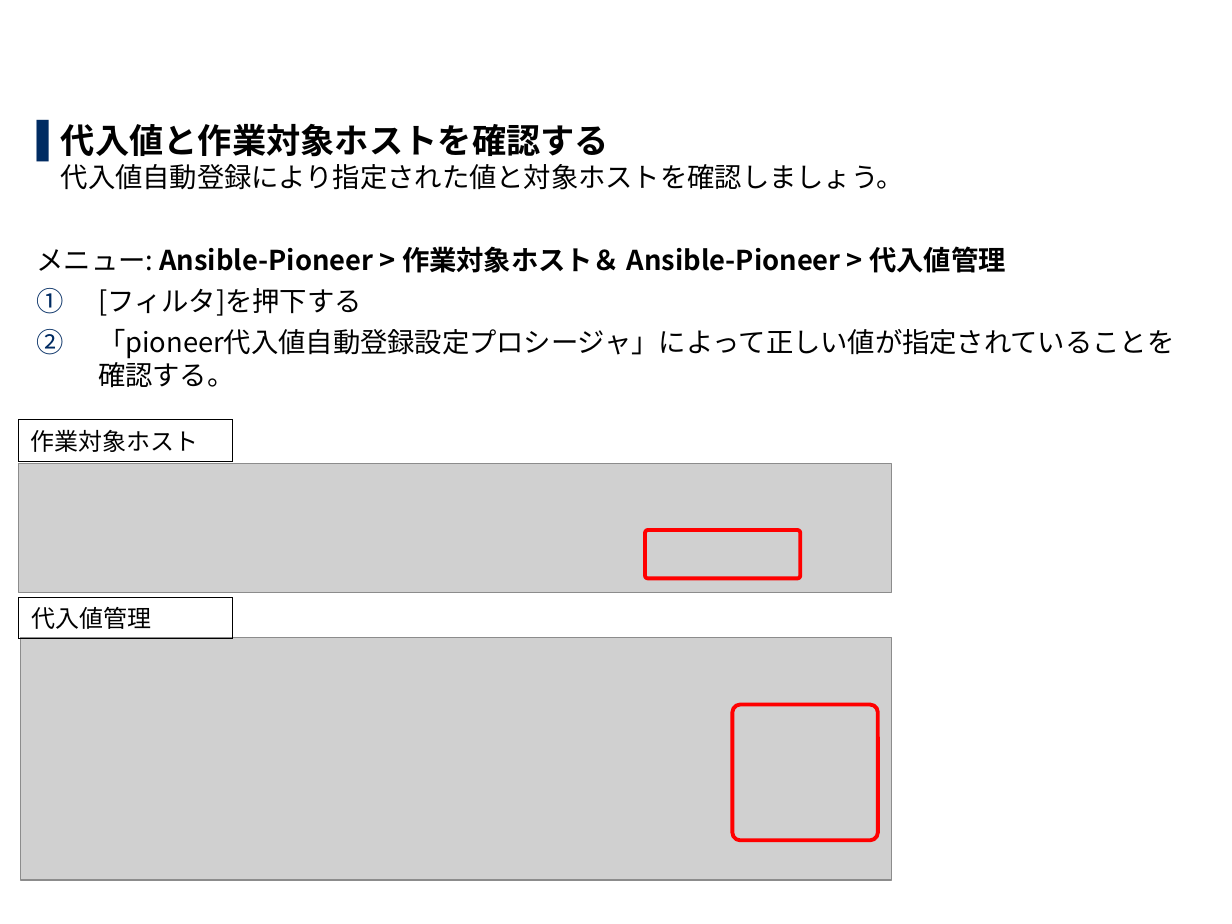
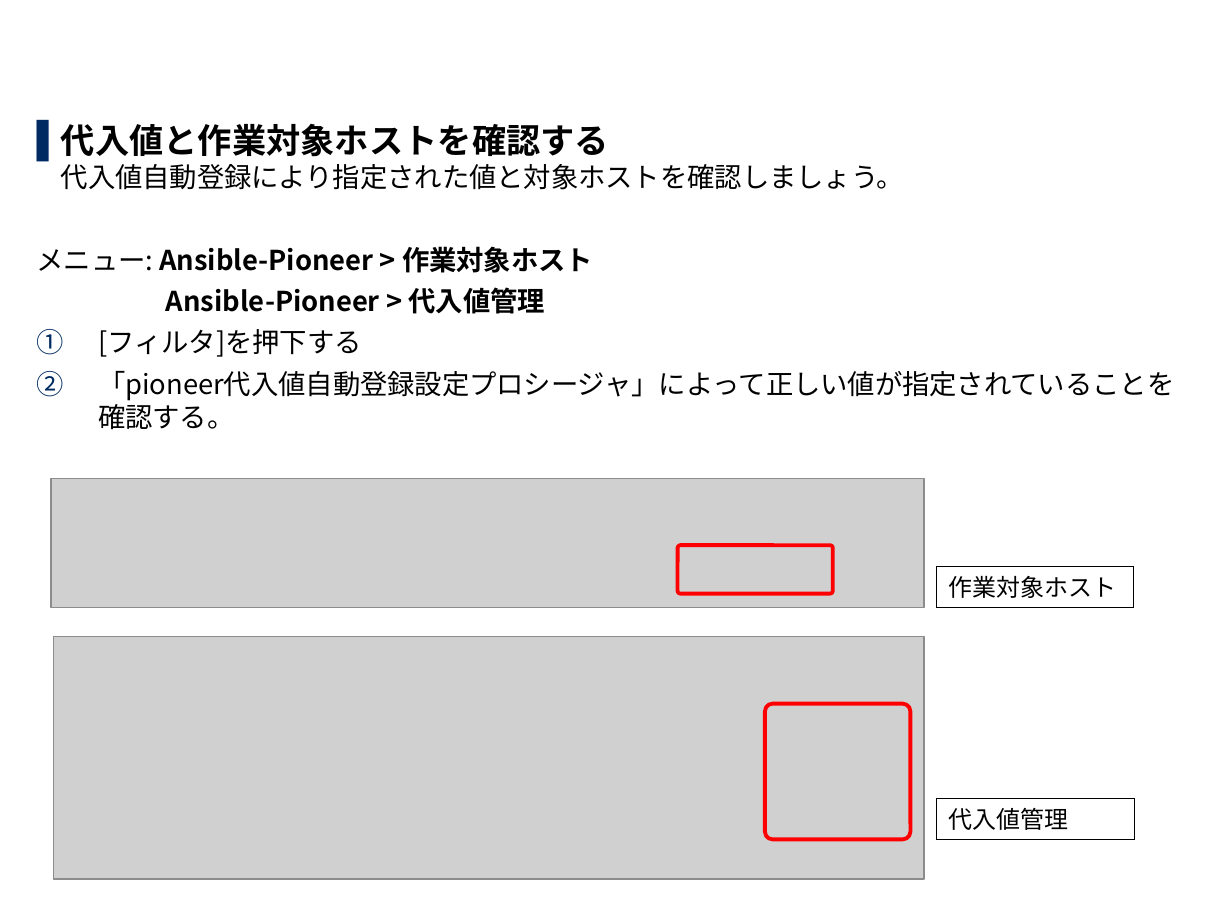
Before and after one commit to exastro-suite/it-automation-docs, a slide deck: slide 62 of asset/Learn_ja/ITA-Ansible-Driver_ja_practice.pptx. Drawn at 1232x924 pixels with LibreOffice and Linux fonts; fonts in the diff are those of the drawing; grey boxes stand for pictures; background and template pictures are left out. Boxes give left, top, right and bottom in pixels: in the first picture for what was removed or moved away, otherwise in the second. Text is boxed around its words. In the diff, an @@ line names an element or a change of style, - is before the commit and + after.

```diff
--- a/asset/Learn_ja/ITA-Ansible-Driver_ja_practice.pptx
+++ b/asset/Learn_ja/ITA-Ansible-Driver_ja_practice.pptx
@@ text at bbox=[37, 246, 593, 314]: text changed @@
-メニュー: Ansible-Pioneer > 作業対象ホスト＆ Ansible-Pioneer > 代入値管理
+メニュー: Ansible-Pioneer > 作業対象ホスト
+Ansible-Pioneer > 代入値管理
@@ picture: place and size @@
-picture at bbox=[18, 463, 892, 593]
+picture at bbox=[51, 479, 924, 609]
@@ rounded rectangle: place and size @@
-rounded rectangle at bbox=[646, 530, 801, 578]
+rounded rectangle at bbox=[678, 546, 833, 594]
@@ rectangle "作業対象ホスト": place and size @@
-rectangle "作業対象ホスト" at bbox=[18, 420, 232, 462]
+rectangle "作業対象ホスト" at bbox=[936, 565, 1135, 607]
@@ picture: place and size @@
-picture at bbox=[21, 637, 892, 880]
+picture at bbox=[53, 637, 924, 880]
@@ rounded rectangle: place and size @@
-rounded rectangle at bbox=[733, 705, 878, 840]
+rounded rectangle at bbox=[765, 703, 910, 839]
@@ rectangle "代入値管理": place and size @@
-rectangle "代入値管理" at bbox=[18, 598, 232, 639]
+rectangle "代入値管理" at bbox=[936, 798, 1135, 840]
```
Also in this commit, not shown: 27 other slides changed, 1 other file.
